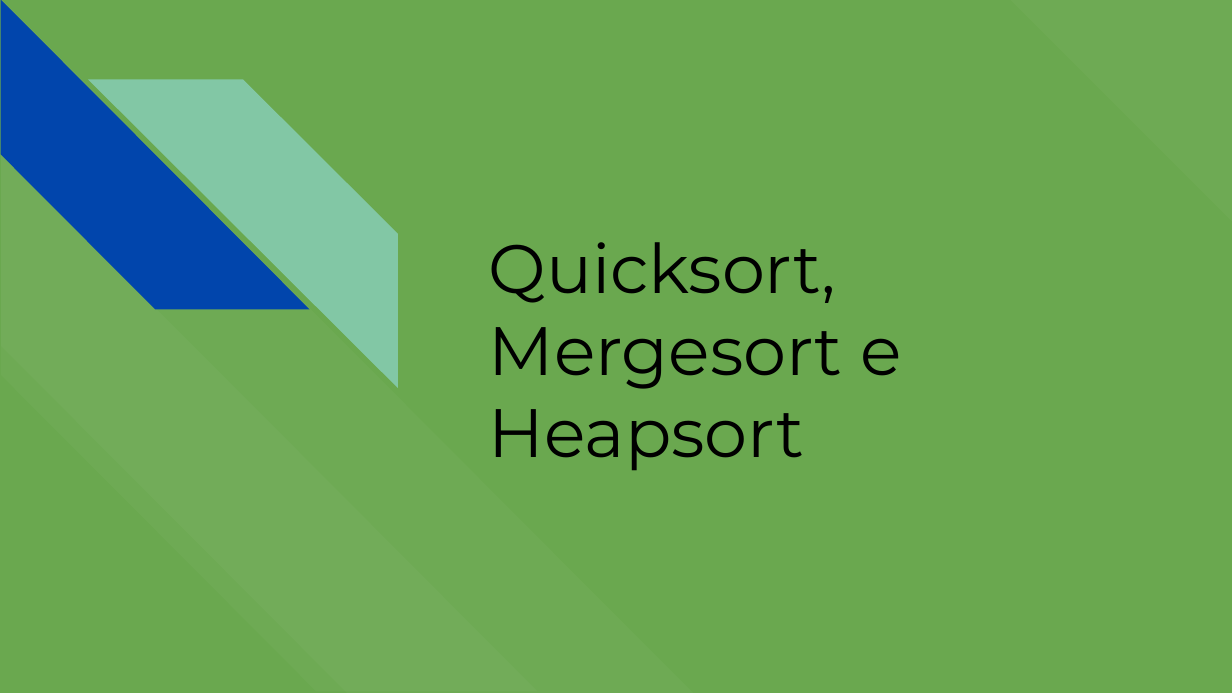
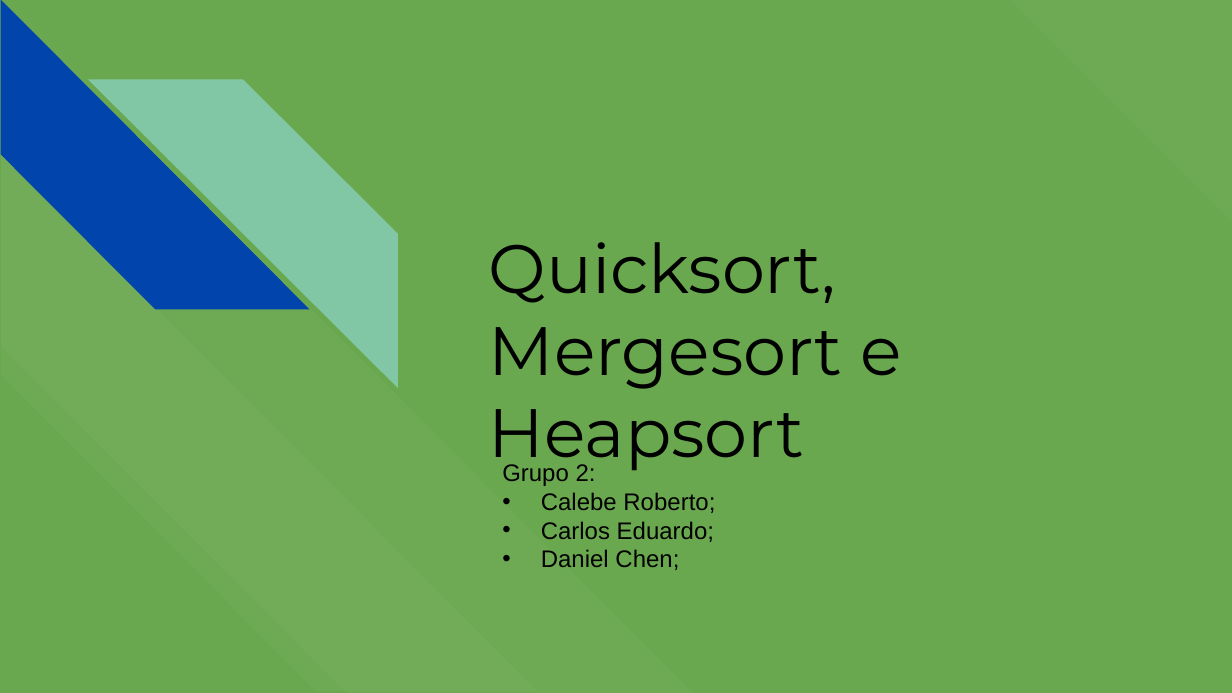
Before and after one commit to cetdo/AED2, a slide deck: slide 1 of AED 2 _ Quicksort, Mergesort e Heapsort.pptx. Drawn at 1232x693 pixels with LibreOffice and Linux fonts; fonts in the diff are those of the drawing. Boxes give left, top, right and bottom in pixels: in the first picture for what was removed or moved away, otherwise in the second. Text is boxed around its words. In the diff, an @@ line names an element or a change of style, - is before the commit and + after.

Commit message:
Nomes nos Slides

```diff
--- a/AED 2 _ Quicksort, Mergesort e Heapsort.pptx
+++ b/AED 2 _ Quicksort, Mergesort e Heapsort.pptx
@@ text added at <box>502,464,715,570</box>, 14 pt, text #000000 @@
+Grupo 2:
+• Calebe Roberto;
+• Carlos Eduardo;
+• Daniel Chen;
```
Also in this commit, not shown: 2 other files.
